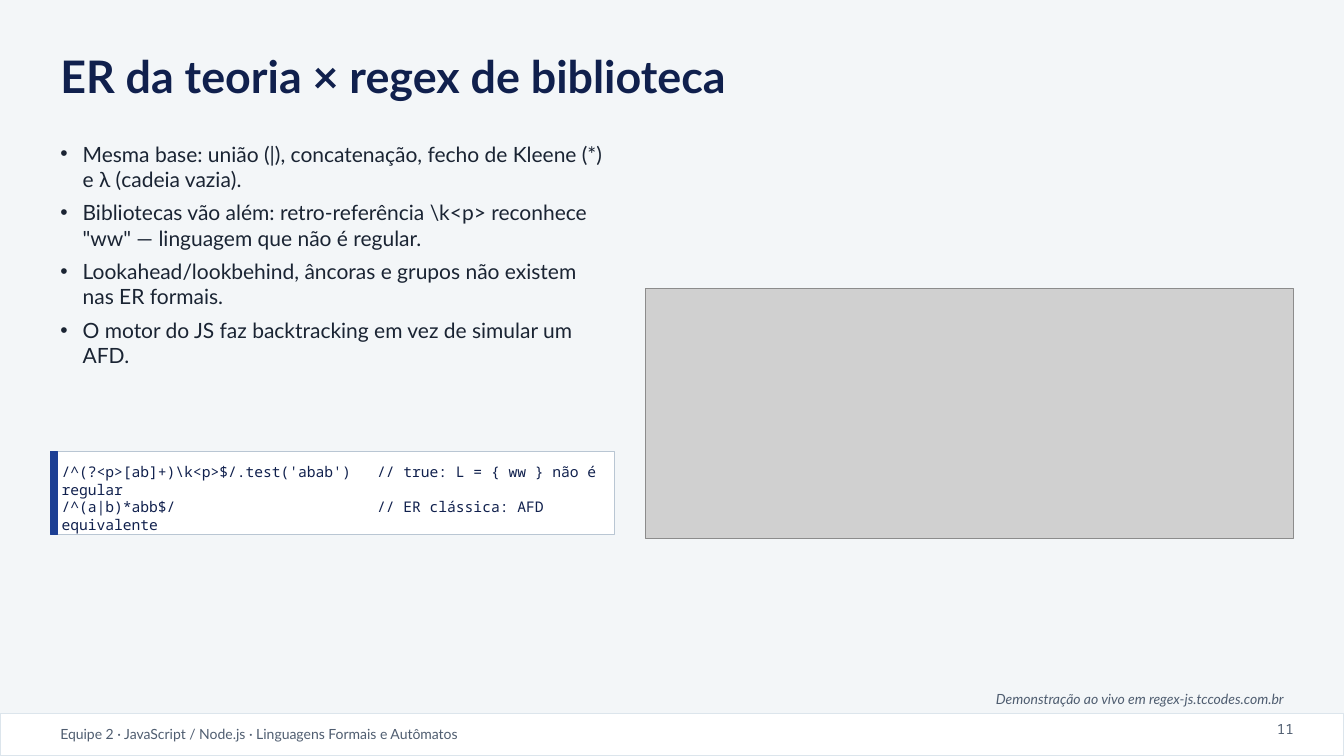
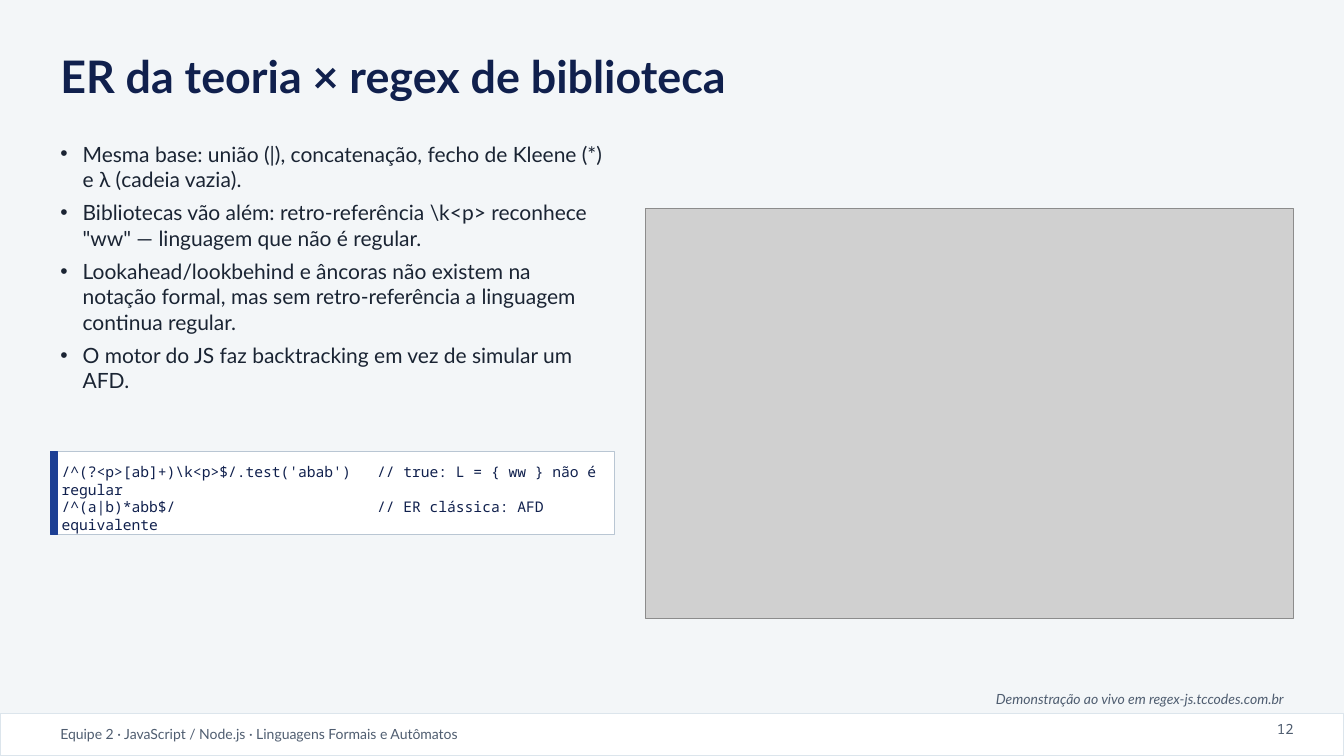
Before and after one commit to ThiagoCCarmona/regex-js, a slide deck: slide 12 of equipe_02_javascript/apresentacao.pptx (slide 11 before the commit). Drawn at 1344x756 pixels with LibreOffice and Linux fonts; fonts in the diff are those of the drawing; grey boxes stand for pictures. Boxes give left, top, right and bottom in pixels: in the first picture for what was removed or moved away, otherwise in the second. Text is boxed around its words. In the diff, an @@ line names an element or a change of style, - is before the commit and + after.

```diff
--- a/equipe_02_javascript/apresentacao.pptx
+++ b/equipe_02_javascript/apresentacao.pptx
@@ picture: place and size @@
-picture at [645,288,1294,538]
+picture at [645,209,1294,619]
@@ text at [83,263,576,334]: text changed @@
-• Lookahead/lookbehind, âncoras e grupos não existem nas ER formais.
+• Lookahead/lookbehind e âncoras não existem na notação formal, mas sem retro-referência a linguagem continua regular.
@@ page number at [1277,724,1294,734]: text changed @@
-11
+12
```
Also in this commit, not shown: 11 other slides changed, 1 slide added, 25 other files.
